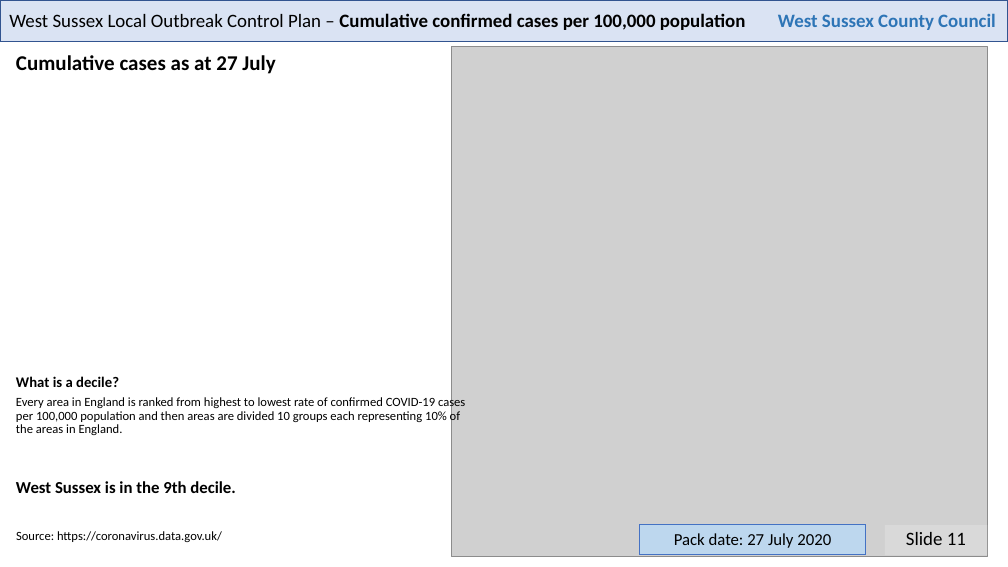
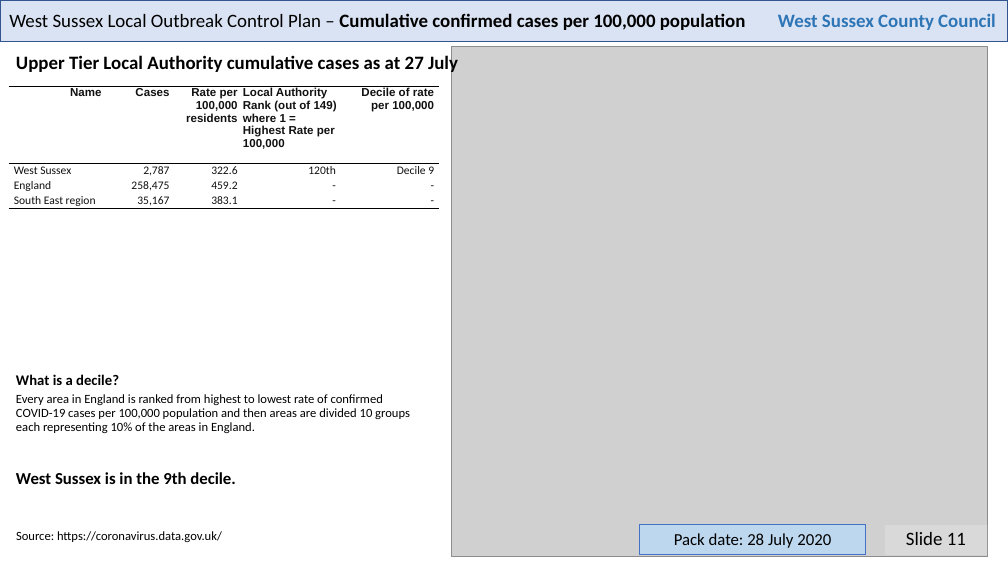
Before and after one commit to psychty/wsx_covid_datapack_public, a slide deck: slide 11 of Latest_West_Sussex_C19_slide_deck.pptx. Drawn at 1008x567 pixels with LibreOffice and Linux fonts; fonts in the diff are those of the drawing; grey boxes stand for pictures. Boxes give left, top, right and bottom in pixels: in the first picture for what was removed or moved away, otherwise in the second. Text is boxed around its words. In the diff, an @@ line names an element or a change of style, - is before the commit and + after.

Commit message:
First automated pack

```diff
--- a/Latest_West_Sussex_C19_slide_deck.pptx
+++ b/Latest_West_Sussex_C19_slide_deck.pptx
@@ text at <box>16,53,458,74</box>: text changed; size 20 to 18 pt @@
-Cumulative cases as at 27 July
+Upper Tier Local Authority cumulative cases as at 27 July
@@ table added at <box>8,86,439,296</box>, 4 rows, 5 columns @@
+Name | Cases | Rate per 100,000 residents | Local Authority Rank (out of 149) where 1 = Highest Rate per 100,000 | Decile of rate per 100,000
+West Sussex | 2,787 | 322.6 | 120th | Decile 9
+England | 258,475 | 459.2 | - | -
+South East region | 35,167 | 383.1 | - | -
@@ text "Every area in England is ..." rewrapped from <box>16,395,465,435</box> to <box>16,394,410,433</box> @@
@@ text "West Sussex is in the ...": place and size @@
-text "West Sussex is in the ..." at <box>16,481,236,493</box>
+text "West Sussex is in the ..." at <box>16,472,236,484</box>
@@ text in rectangle at <box>674,533,831,548</box>: text changed @@
-Pack date: 27 July 2020
+Pack date: 28 July 2020
```
Also in this commit, not shown: 11 other slides changed, 10 slides added, 26 other files.
